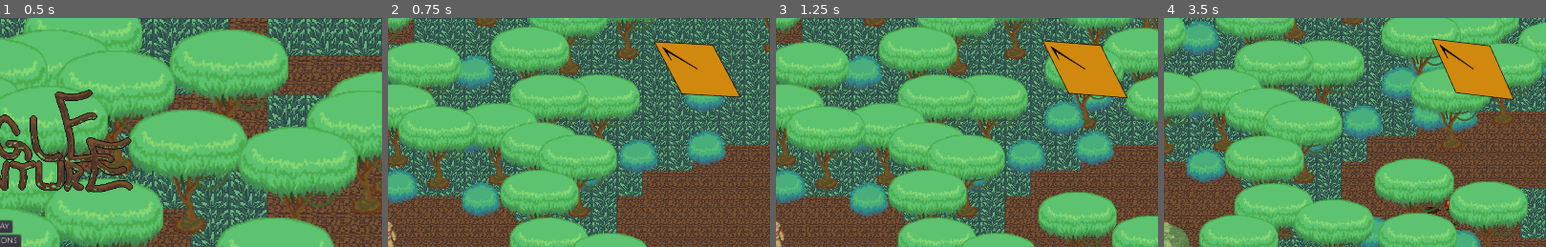
Above: before the commit, frames 1-4 (left to right).
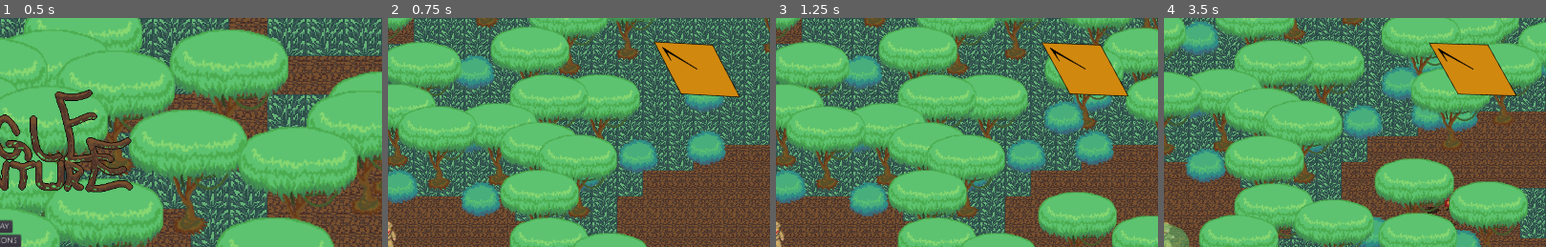
Above: after the commit, the same moments.

Repository: gamkedo-la/Jungle-Adventure
Game: Godot game, scene res://StartMenu.tscn
The game is run twice, just before and just after one commit, with the same random seed, the same clock (stepped at 60 frames per second) and the same inputs.
Inputs:
- Up to frame 1 (0.5 s): no input
- Up to frame 2 (0.75 s): click "PLAY" at 0.5 s
- Up to frame 3 (1.25 s): no input
- Up to frame 4 (3.5 s): hold Right (ui_right) 1.28-2.03 s; tap C (action) at 1.35, 2.1, 2.85 s; hold Down (ui_down) 2.03-2.78 s; hold Right (ui_right) from 2.78 s (still down)
The pictures show only the part of the screen within x 50-100%, y 0-50%; the shares and areas given below are measured in that part.

Frame 1 is identical in both runs. In frame 2, 0.3% of the frame differs, in the area x 69-93%, y 10-35%; in frame 3, 0.6%; in frame 4, 1.0%, in the area x 69-93%, y 8-36%.

Commit message:
Compass Juice is more jittery now.

Diff:
--- a/Compass/Compass.gd
+++ b/Compass/Compass.gd
@@ -5,16 +5,18 @@
 # They will also be available for editing in the property editor.
 # https://docs.godotengine.org/en/stable/getting_started/scripting/gdscript/gdscript_exports.html
 export(Vector2) var NorthPosition = Vector2.ZERO  # The compass points at this position aka North
-export(float) var wiggleRange := 0.05
-
-onready var rng := RandomNumberGenerator.new()
+export(float) var WiggleRange := 0.05
+export(float) var WiggleDelaySecondsRange := 0.5
 
 var PlayerPosition = Vector2.ZERO
+var Wiggle = 0;
 
 # onready var my_label = get_node("MyLabel")
 # A scene's subnodes can't be accessed until _ready() is entered. The onready keyword, defers variable initialization until _ready() is called.
 # https://docs.godotengine.org/en/stable/getting_started/scripting/gdscript/gdscript_basics.html#onready-keyword
 onready var Needle := get_node("Needle")
+onready var WiggleTimer := $WiggleTimer
+onready var rng := RandomNumberGenerator.new()
 
 # Called when the node enters the scene tree for the first time.
 func _ready():
@@ -25,10 +27,12 @@
 	PlayerPosition = Global.player_position
 
 	# Randomize a tiny bit so the needle has some juice
-	var wiggle = rng.randf_range(-wiggleRange, wiggleRange)
+	if(WiggleTimer.is_stopped()) :
+		Wiggle = rng.randf_range(-WiggleRange, WiggleRange)
+		WiggleTimer.start(rng.randf_range(0, WiggleDelaySecondsRange))
 
 	# Do some math to recalculate the Pointer orientation
-	Needle.rotation = Global.player_position.angle_to_point(NorthPosition) - 1.570796 + wiggle
+	Needle.rotation = Global.player_position.angle_to_point(NorthPosition) - 1.570796 + Wiggle
 
 # Not sure what I've done wrong declaring these param
 #func SetNorthPosition(Position2D northPosition):
--- a/Compass/Compass.tscn
+++ b/Compass/Compass.tscn
@@ -11,3 +11,7 @@
 
 [node name="Needle" type="Sprite" parent="."]
 texture = ExtResource( 2 )
+
+[node name="WiggleTimer" type="Timer" parent="."]
+pause_mode = 2
+one_shot = true
--- a/World.tscn
+++ b/World.tscn
@@ -365,7 +365,8 @@
 margin_left = 1114.0
 margin_right = 1114.0
 margin_bottom = 200.0
-wiggleRange = 0.01
+WiggleRange = 0.1
+WiggleDelaySecondsRange = 0.4
 
 [node name="HSpacer" type="Control" parent="RoomGenerator/CanvasLayer/HUD/CompassCont"]
 margin_left = 1118.0
